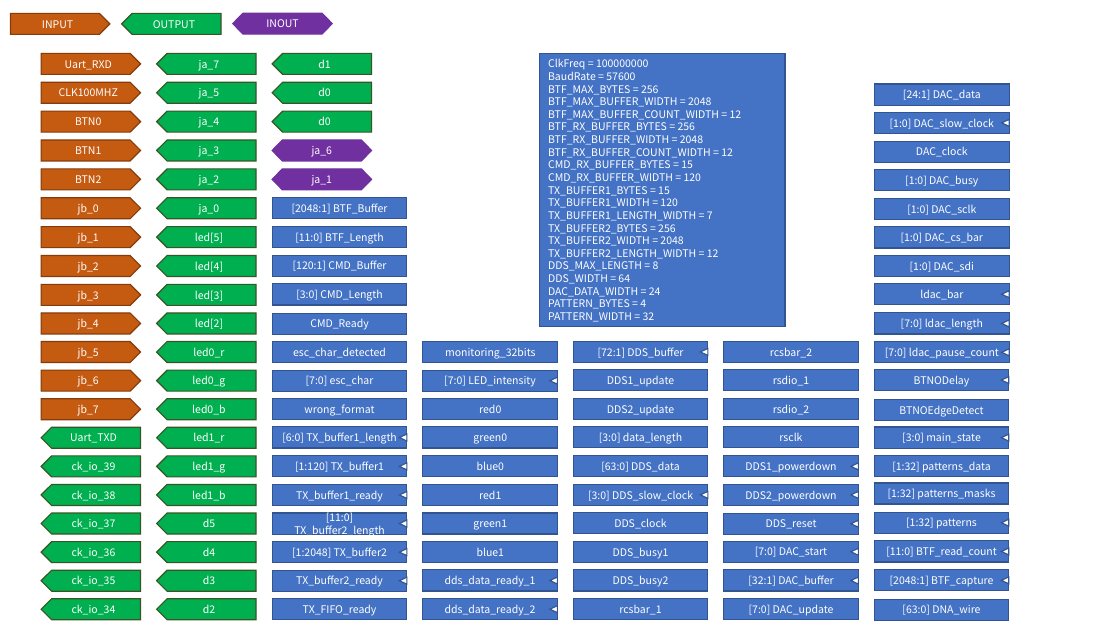
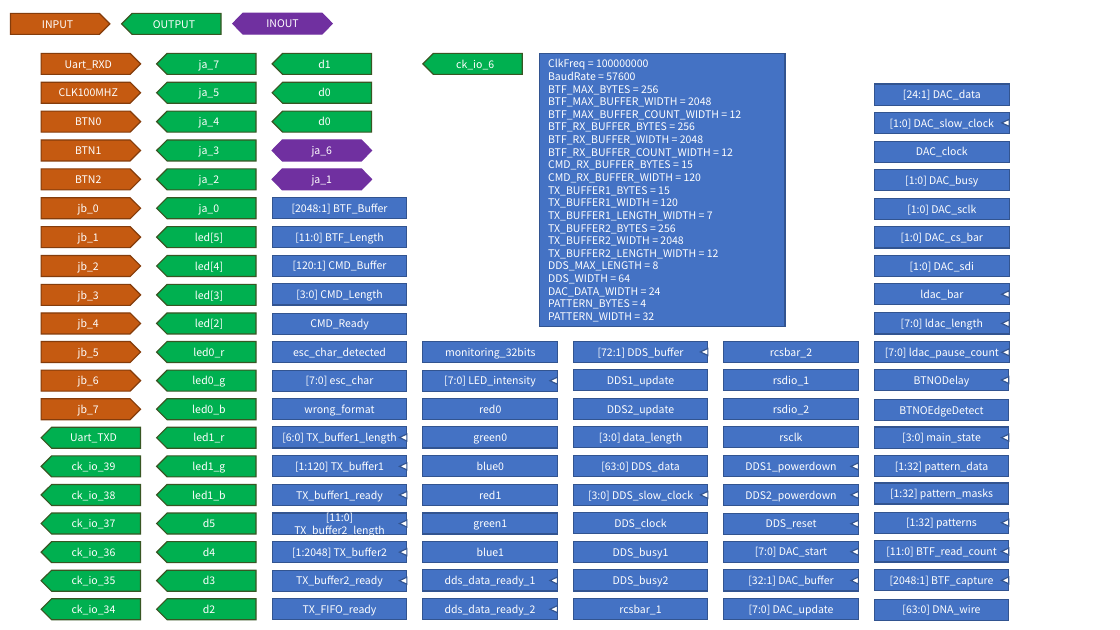
Before and after one commit to snu-quiqcl/AD9910, a slide deck: slide 3 of AD9912_MODULE.pptx. Drawn at 1120x630 pixels with LibreOffice and Linux fonts; fonts in the diff are those of the drawing. Boxes give left, top, right and bottom in pixels: in the first picture for what was removed or moved away, otherwise in the second. Text is boxed around its words. In the diff, an @@ line names an element or a change of style, - is before the commit and + after.

```diff
--- a/AD9912_MODULE.pptx
+++ b/AD9912_MODULE.pptx
@@ pentagon arrow added at <box>423,54,522,75</box>, fill #00B050, outline #385723 1 pt, 9 pt, text #FFFFFF @@
+ck_io_6
@@ text in rectangle at <box>895,461,989,472</box>: text changed @@
-[1:32] patterns_data
+[1:32] pattern_data
@@ text in rectangle at <box>890,488,993,500</box>: text changed @@
-[1:32] patterns_masks
+[1:32] pattern_masks
```
Also in this commit, not shown: 2 other slides changed, 3 slides added, 1 slide removed.
